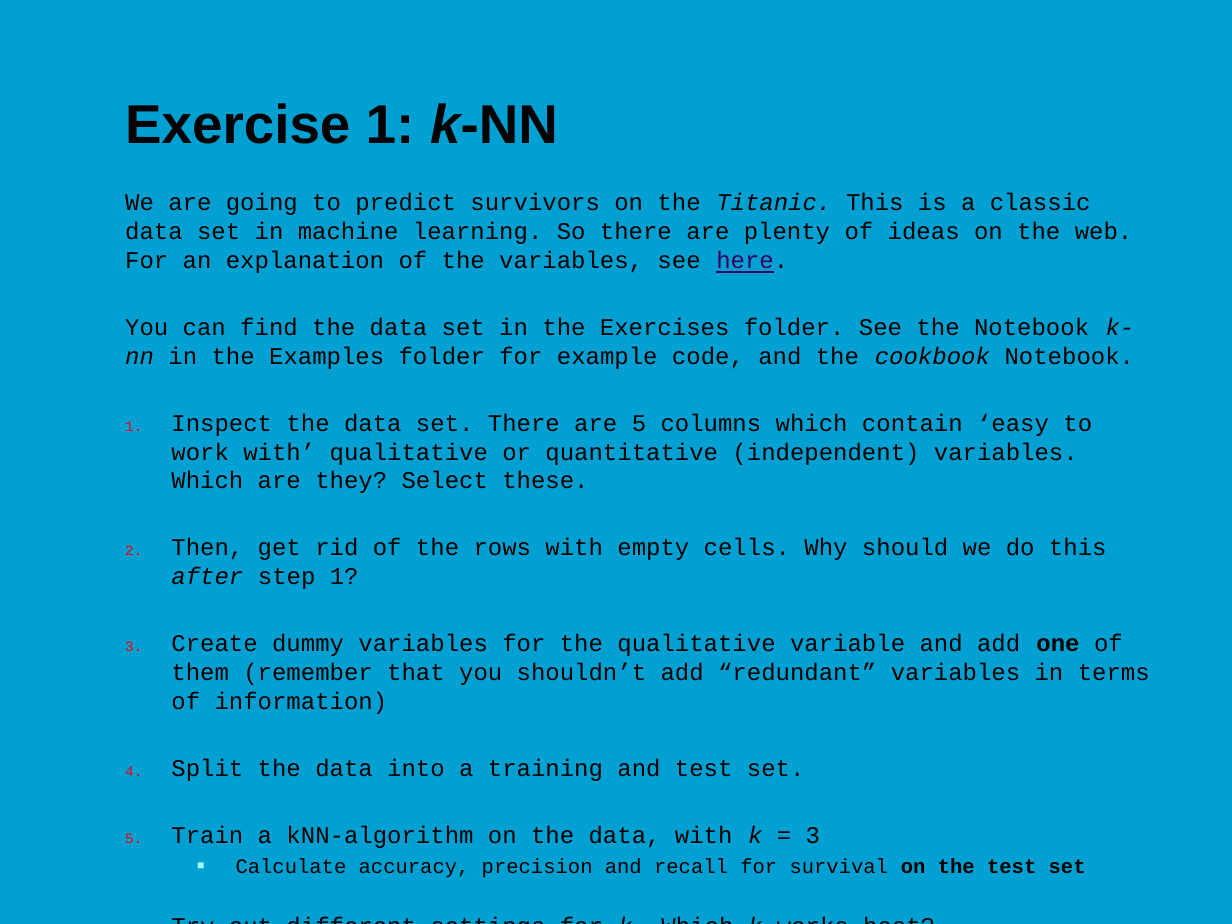
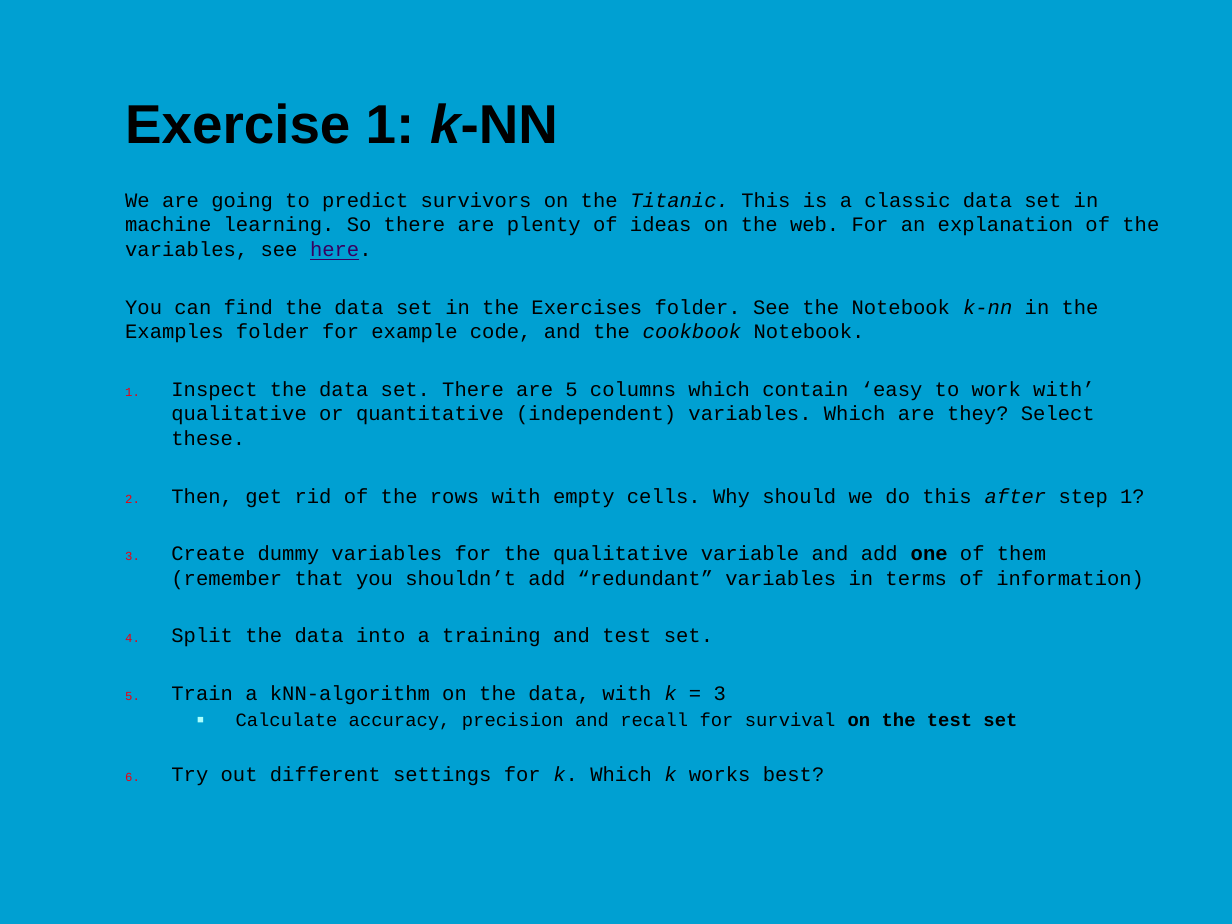
Before and after one commit to jonasmoons/data-driven-learning, a slide deck: slide 8 of slides/ddl-w6l2.pptx. Drawn at 1232x924 pixels with LibreOffice and Linux fonts; fonts in the diff are those of the drawing; background and template pictures are left out. Boxes give left, top, right and bottom in pixels: in the first picture for what was removed or moved away, otherwise in the second. Text is boxed around its words. In the diff, an @@ line names an element or a change of style, - is before the commit and + after.

```diff
--- a/slides/ddl-w6l2.pptx
+++ b/slides/ddl-w6l2.pptx
@@ text "We are going to predict ..." at (125, 192, 1159, 786): size 14 to 12 pt; size 12 to 11 pt in "Calculate accuracy, precision and recall for survival ..." @@
```
Also in this commit, not shown: 1 other slide changed, 2 other files.
